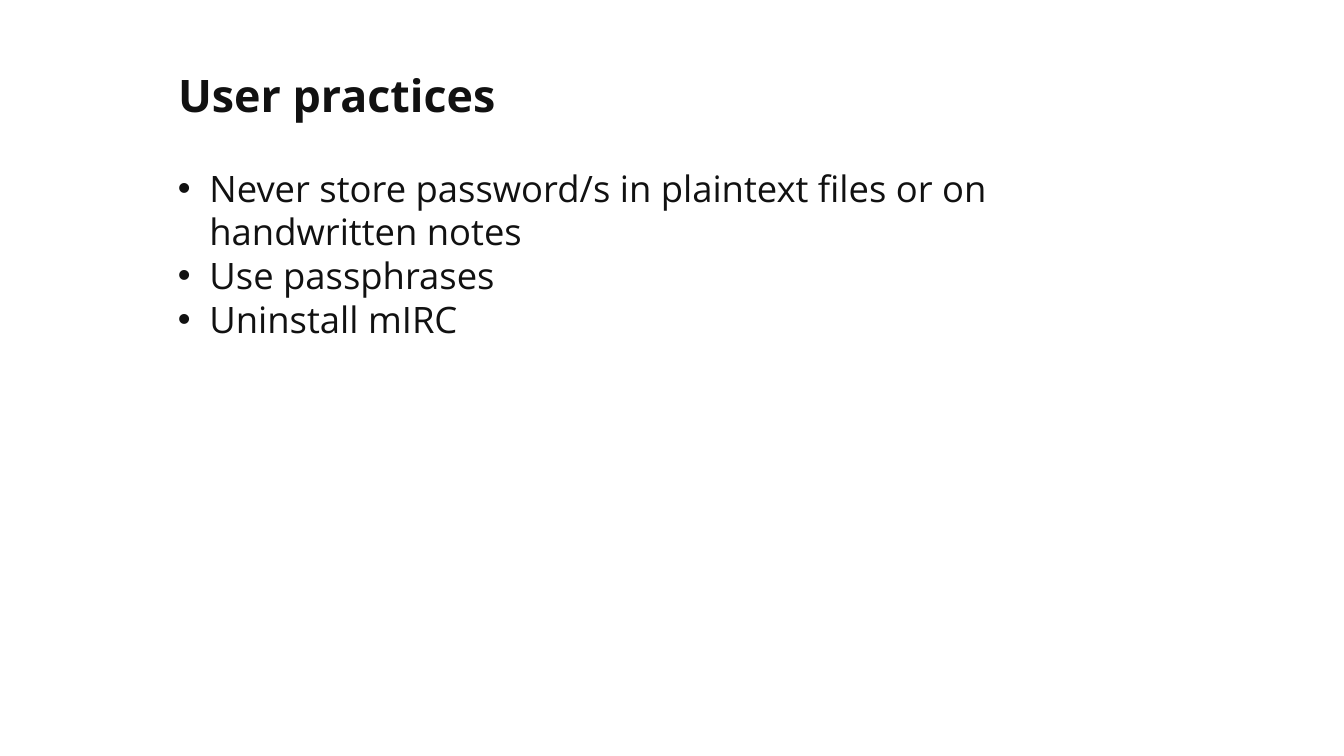
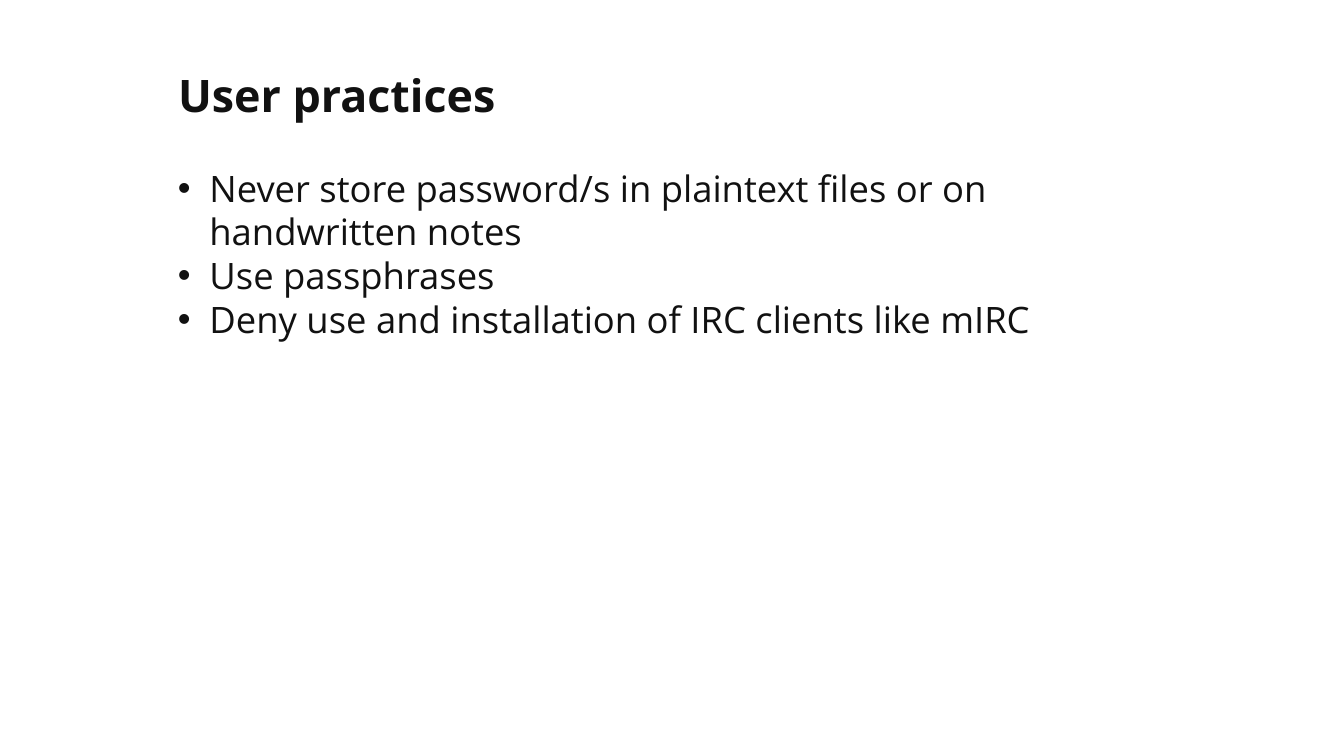
Before and after one commit to martymcflywa/ecu, a slide deck: slide 32 of year_1/sem_2/CSI1101_computer_security/0b_assignment_2_[22MAY15_0900]/dev/CSI1101_PONCE_A2_v03.pptx (slide 30 before the commit). Drawn at 1344x756 pixels with LibreOffice and Linux fonts; fonts in the diff are those of the drawing. Boxes give left, top, right and bottom in pixels: in the first picture for what was removed or moved away, otherwise in the second. Text is boxed around its words. In the diff, an @@ line names an element or a change of style, - is before the commit and + after.

Commit message:
CSI1101 A2: added intro, fixed wording, READY

```diff
--- a/year_1/sem_2/CSI1101_computer_security/0b_assignment_2_[22MAY15_0900]/dev/CSI1101_PONCE_A2_v03.pptx
+++ b/year_1/sem_2/CSI1101_computer_security/0b_assignment_2_[22MAY15_0900]/dev/CSI1101_PONCE_A2_v03.pptx
@@ text at (209,305,1029,342): text changed @@
-• Uninstall mIRC
+• Deny use and installation of IRC clients like mIRC
```
Also in this commit, not shown: 2 other slides changed, 2 slides added.
